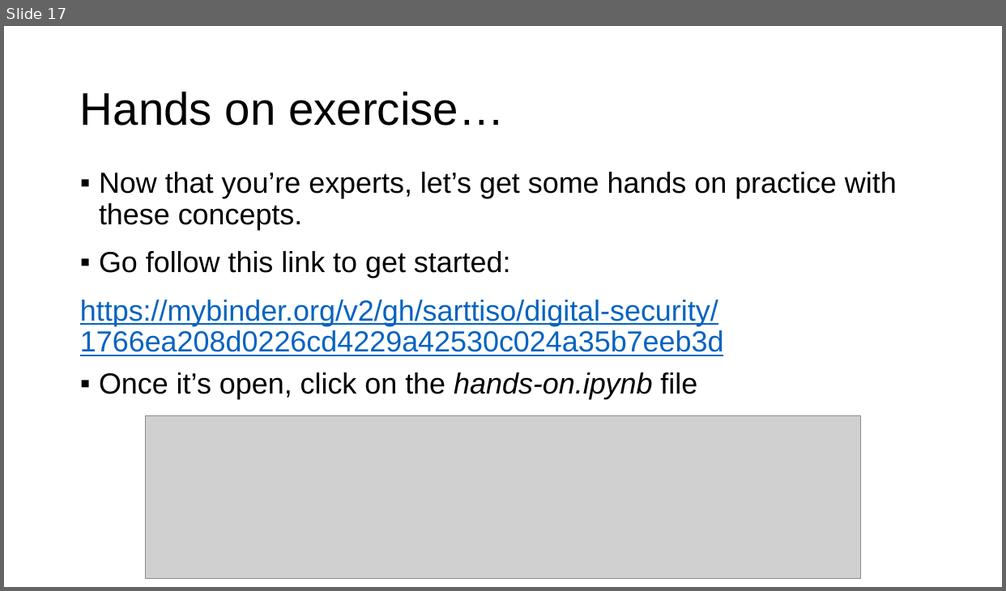
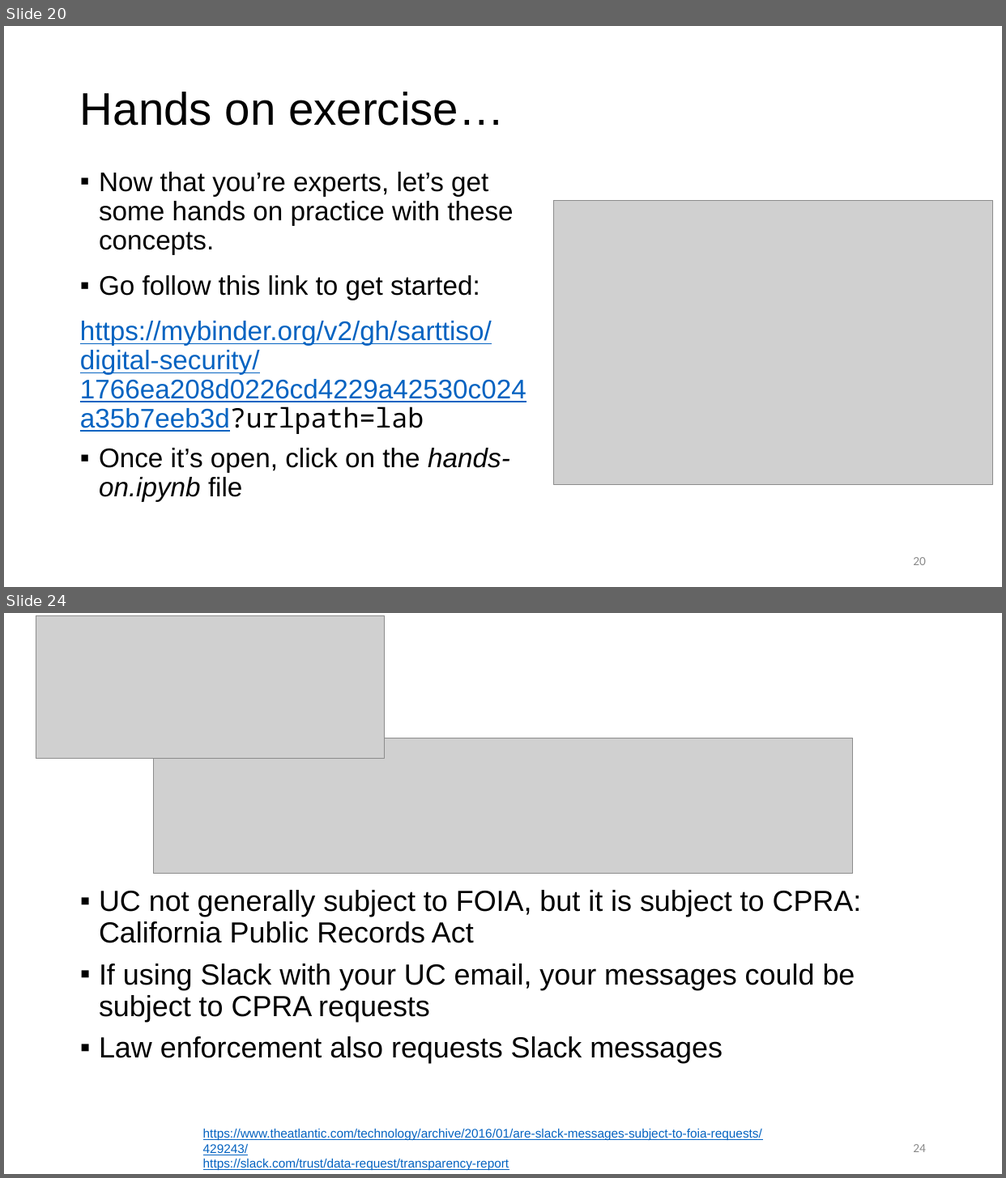
Before and after one commit to sarttiso/digital-security, a slide deck: digital_security_strikeU.pptx. Shown one above the other, each under a label of ours: slide 17 before the commit, slides 20 and 24 after it; the slides between them are not shown. The pictures are 1006x591 and 1006x1178 pixels, drawn with LibreOffice and Linux fonts; fonts in the diff are those of the drawing; grey boxes stand for pictures. Boxes give left, top, right and bottom in pixels: in the first picture for what was removed or moved away, otherwise in the second. Text is boxed around its words. In the diff, an @@ line names an element or a change of style, - is before the commit and + after.

```diff
--- a/digital_security_strikeU.pptx
+++ b/digital_security_strikeU.pptx
@@ slide 24 added at box(4, 613, 1002, 1174), background #FFFFFF @@
@@ picture added at box(36, 616, 385, 758) @@
@@ picture added at box(153, 738, 852, 874) @@
@@ text added at box(99, 890, 862, 1063), 28 pt, text #000000 @@
+▪ UC not generally subject to FOIA, but it is subject to CPRA: California Public Records Act
+▪ If using Slack with your UC email, your messages could be subject to CPRA requests
+▪ Law enforcement also requests Slack messages
@@ text added at box(203, 1129, 762, 1171), 12 pt, text #0563C1, underline @@
+https://www.theatlantic.com/technology/archive/2016/01/are-slack-messages-subject-to-foia-requests/429243/
+https://slack.com/trust/data-request/transparency-report
@@ page number added at box(913, 1144, 926, 1152), 12 pt, text #8C8C8C @@
+24
@@ what was slide 17 is now slide 20 @@
@@ slide 20 changed as well @@
@@ text at box(99, 172, 513, 501): size 28 to 25.9 pt in "Now that you’re experts, let’s get some ...", "Go follow this link to get started:", "Once it’s open, click on the hands-on.ipynb ..." @@
@@ picture added at box(554, 200, 993, 485) @@
@@ text at box(80, 321, 492, 433): text changed; size 28 to 25.9 pt @@
-https://mybinder.org/v2/gh/sarttiso/digital-security/1766ea208d0226cd4229a42530c024a35b7eeb3d
+https://mybinder.org/v2/gh/sarttiso/digital-security/1766ea208d0226cd4229a42530c024a35b7eeb3d?urlpath=lab
@@ picture removed at box(146, 416, 860, 579) @@
@@ page number added at box(913, 557, 926, 565), 12 pt, text #8C8C8C @@
+20
```
Also in this commit, not shown: 17 other slides changed, 10 other slides added, 1 slide removed, 8 other files.
